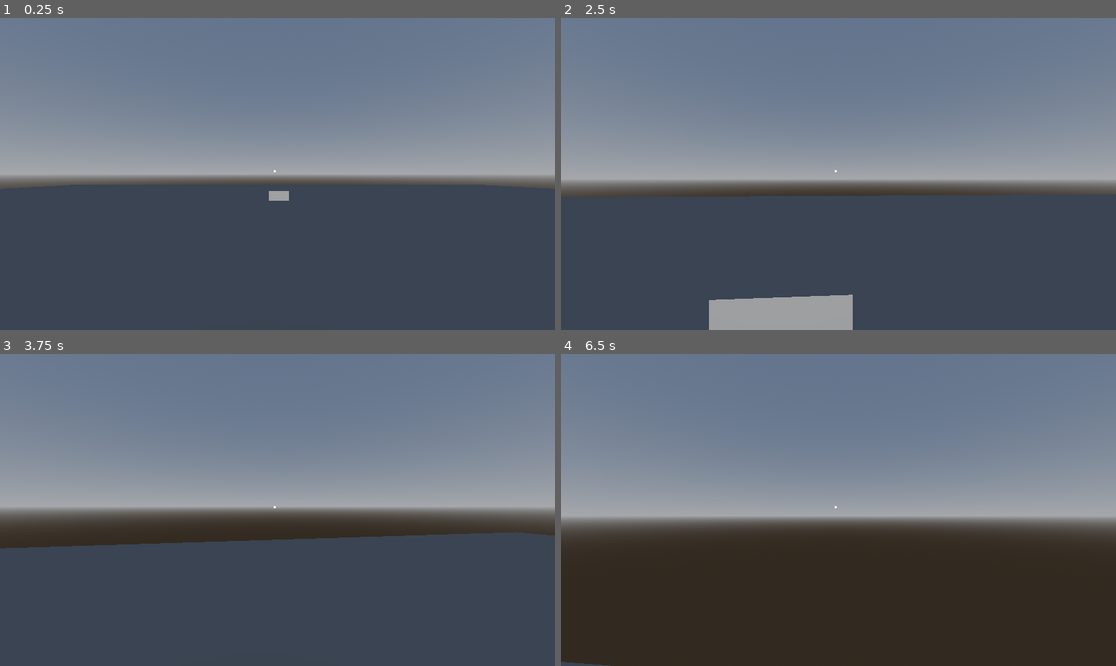
Above: before the commit, frames 1-4 (two rows, left to right).
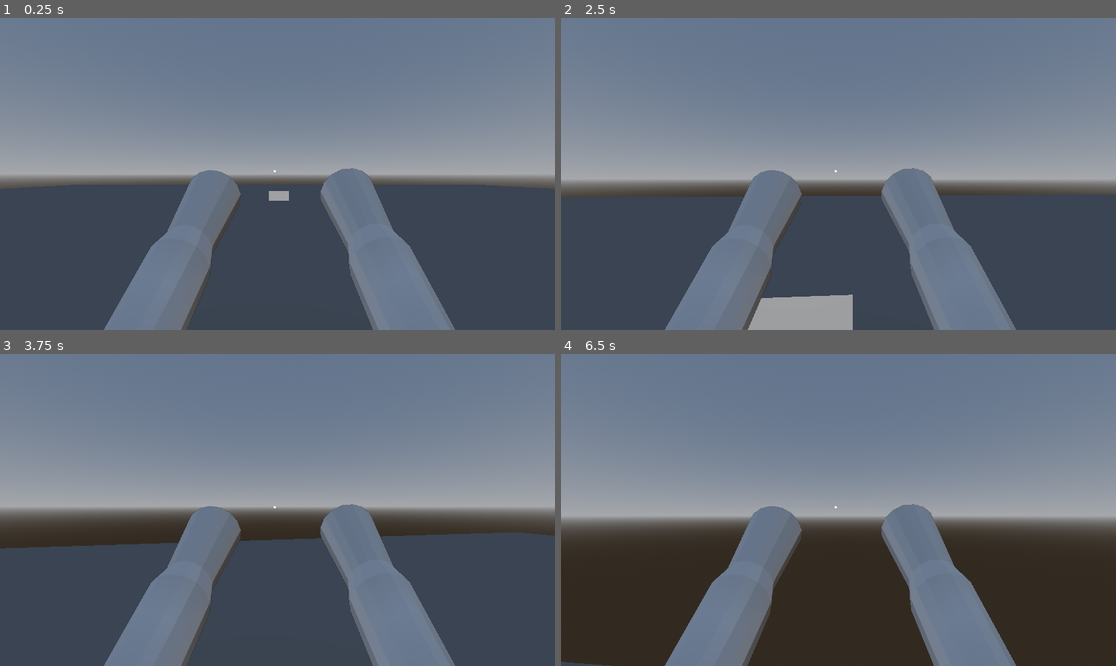
Above: after the commit, the same moments.

Repository: arch-it-ect-9/player-drop-in-scene
Game: Godot game, scene res://scenes/levels/test_level.tscn
Same seed, same stepped clock (60 frames per second), same inputs: the game is played once before the commit and once after it. Before the commit the project starts from res://test_level.tscn.
Inputs (mouse positions are in pixels of both pictures, inside the frame that each line leads up to):
- Up to frame 1 (0.25 s): no input
- Up to frame 2 (2.5 s): tap Enter at 0.5 s; move the mouse to (866, 174) at 0.52 s; hold Q (drop_item) 0.53-1.28 s; hold W (move_forward) from 0.53 s (still down); tap Space (jump) at 0.77, 1.52 s; move the mouse to (810, 174) at 1.27 s; click (810, 174) at 1.35 s; move the mouse to (849, 167) at 2.02 s; hold E (interact) from 2.03 s (still down)
- Up to frame 3 (3.75 s): keep holding W (move_forward); move the mouse to (271, 516) at 2.77 s; release E (interact) at 2.78 s; tap Shift (sprint) at 2.85 s; tap Space (jump) at 3.02, 3.5 s; move the mouse to (316, 513) at 3.52 s; tap H at 3.6 s
- Up to frame 4 (6.5 s): tap Space (jump) at 3.77, 4.52, 6.02 s; move the mouse to (794, 506) at 4.27 s; tap J at 4.35 s; move the mouse to (844, 510) at 5.02 s; hold Q (drop_item) 5.03-5.78 s; move the mouse to (816, 503) at 5.77 s; release W (move_forward) at 5.78 s; hold D (move_right) from 5.78 s (still down); click (816, 503) at 5.85 s

The runs differ from the first frame. In frame 1, 12% of the frame differs, in the area x 18-83%, y 48-100%; in frame 2, 12%; in frame 3, 12%; in frame 4, 12%.

Commit message:
Latest stable release. Implemented FPS arms.

Diff:
--- /dev/null
+++ b/assets/characters/player/viewmodel/fps_viewmodel_arms.tscn
@@ -0,0 +1,20 @@
+[gd_scene load_steps=2 format=3 uid="uid://bdsr0tfgopm7"]
+
+[ext_resource type="PackedScene" uid="uid://dpt7uikhlgi5c" path="res://assets/characters/player/viewmodel/fps_viewmodel_arms.glb" id="1_dcqqs"]
+
+[node name="fps_viewmodel_arms" instance=ExtResource("1_dcqqs")]
+
+[node name="Skeleton3D" parent="Armature" index="0"]
+bones/0/position = Vector3(0.14513902, 0.11081153, -0.0033784492)
+bones/0/rotation = Quaternion(0.91812223, 0.0023013882, -0.0010639596, 0.3962894)
+bones/1/rotation = Quaternion(-0.581362, 0.1583584, -0.016449979, 0.7979162)
+bones/3/position = Vector3(-0.14513902, 0.11081153, -0.0033784492)
+bones/3/rotation = Quaternion(0.91812223, -0.0023013882, 0.0010639596, 0.3962894)
+bones/4/rotation = Quaternion(-0.5831056, -0.13889396, 0.013969269, 0.80031323)
+
+[node name="fps_viewmodel_arms" parent="Armature/Skeleton3D" index="0"]
+layers = 2
+cast_shadow = 0
+
+[node name="AnimationPlayer" parent="." index="1"]
+autoplay = "idle_unarmed"
--- a/tack_truck_cook_visual.tscn
+++ b/assets/characters/player/worldmodel/taco_truck_cook_world.tscn
@@ -1,6 +1,6 @@
 [gd_scene load_steps=8 format=3 uid="uid://bordqsg5k5ij0"]
 
-[ext_resource type="PackedScene" uid="uid://sk2fj4yneb8l" path="res://models/taco_truck_cook_rig_clean.glb" id="1_t15mf"]
+[ext_resource type="PackedScene" uid="uid://sk2fj4yneb8l" path="res://assets/characters/player/worldmodel/taco_truck_cook_world.glb" id="1_v81t6"]
 
 [sub_resource type="AnimationNodeAnimation" id="AnimationNodeAnimation_t15mf"]
 animation = &"Hold"
@@ -32,7 +32,7 @@
 
 [node name="TacoTruckCookVisual" type="Node3D"]
 
-[node name="Model" parent="." instance=ExtResource("1_t15mf")]
+[node name="Model" parent="." instance=ExtResource("1_v81t6")]
 
 [node name="BoneAttachment3D" type="BoneAttachment3D" parent="Model/TacoTruckCook_Rig/Skeleton3D" index="2"]
 transform = Transform3D(1, -1.4210855e-14, -1.24676856e-08, 1.222557e-08, -0.1961162, 0.9805806, -2.4451197e-09, -0.9805806, -0.1961162, 0.30485082, 0.7149767, -0.020323386)
--- a/pickup_cube.tscn
+++ b/assets/props/pickup_cube/pickup_cube.tscn
@@ -1,6 +1,6 @@
 [gd_scene load_steps=5 format=3 uid="uid://c2pp4d1yn3yo0"]
 
-[ext_resource type="Script" uid="uid://bp57nddvxvh87" path="res://pickup_cube.gd" id="1_ac8nd"]
+[ext_resource type="Script" uid="uid://bp57nddvxvh87" path="res://assets/props/pickup_cube/pickup_cube.gd" id="1_ac8nd"]
 
 [sub_resource type="BoxShape3D" id="BoxShape3D_aeer0"]
 size = Vector3(0.25, 0.25, 0.25)
--- a/player.tscn
+++ /dev/null
@@ -1,62 +0,0 @@
-[gd_scene load_steps=4 format=3 uid="uid://b3gqjpq5gcrs1"]
-
-[ext_resource type="Script" uid="uid://dlgla71iwca0b" path="res://player.gd" id="1_4flbx"]
-[ext_resource type="PackedScene" uid="uid://bordqsg5k5ij0" path="res://tack_truck_cook_visual.tscn" id="2_onrkg"]
-
-[sub_resource type="CapsuleShape3D" id="CapsuleShape3D_sh265"]
-radius = 0.35
-height = 1.4
-
-[node name="Player" type="CharacterBody3D"]
-script = ExtResource("1_4flbx")
-anim_tree_path = NodePath("Visuals/TacoTruckCookVisual/AnimationTree")
-
-[node name="CollisionShape3D" type="CollisionShape3D" parent="."]
-transform = Transform3D(1, 0, 0, 0, 1, 0, 0, 0, 1, 0, 0.7626661, 0)
-shape = SubResource("CapsuleShape3D_sh265")
-
-[node name="Head" type="Node3D" parent="."]
-transform = Transform3D(1, 0, 0, 0, 1, 0, 0, 0, 1, 0, 1.4, -0.18575372)
-
-[node name="Camera3D" type="Camera3D" parent="Head"]
-cull_mask = 1048573
-current = true
-
-[node name="HandTarget" type="Marker3D" parent="Head/Camera3D"]
-transform = Transform3D(1, 0, 0, 0, 1, 0, 0, 0, 1, 0.21892929, -0.28544313, -0.41738895)
-
-[node name="InteractRay" type="RayCast3D" parent="Head"]
-exclude_parent = false
-target_position = Vector3(0, 0, -3)
-collision_mask = 4
-
-[node name="HoldPoint" type="Marker3D" parent="Head"]
-transform = Transform3D(0.9547608, 0.11619362, 0.27373502, 0, 0.92050487, -0.39073113, -0.29737487, 0.37305477, 0.87886196, 0.33, -0.135, -1.145)
-
-[node name="HUD" type="CanvasLayer" parent="."]
-
-[node name="Crosshair" type="TextureRect" parent="HUD"]
-custom_minimum_size = Vector2(16, 16)
-anchors_preset = 8
-anchor_left = 0.5
-anchor_top = 0.5
-anchor_right = 0.5
-anchor_bottom = 0.5
-offset_left = -8.0
-offset_top = -8.0
-offset_right = 8.0
-offset_bottom = 8.0
-grow_horizontal = 2
-grow_vertical = 2
-mouse_filter = 2
-expand_mode = 1
-stretch_mode = 5
-
-[node name="ColorRect" type="ColorRect" parent="HUD/Crosshair"]
-layout_mode = 0
-offset_right = 4.0
-offset_bottom = 4.0
-
-[node name="Visuals" type="Node3D" parent="."]
-
-[node name="TacoTruckCookVisual" parent="Visuals" instance=ExtResource("2_onrkg")]
--- /dev/null
+++ b/scenes/actors/player/player.tscn
@@ -0,0 +1,92 @@
+[gd_scene load_steps=5 format=3 uid="uid://b3gqjpq5gcrs1"]
+
+[ext_resource type="Script" uid="uid://dlgla71iwca0b" path="res://scripts/player/player.gd" id="1_4flbx"]
+[ext_resource type="PackedScene" uid="uid://bdsr0tfgopm7" path="res://assets/characters/player/viewmodel/fps_viewmodel_arms.tscn" id="2_i3pqv"]
+[ext_resource type="PackedScene" uid="uid://bordqsg5k5ij0" path="res://assets/characters/player/worldmodel/taco_truck_cook_world.tscn" id="2_onrkg"]
+
+[sub_resource type="CapsuleShape3D" id="CapsuleShape3D_sh265"]
+radius = 0.35
+height = 1.4
+
+[node name="Player" type="CharacterBody3D"]
+script = ExtResource("1_4flbx")
+anim_tree_path = NodePath("Visuals/TacoTruckCookVisual/AnimationTree")
+
+[node name="CollisionShape3D" type="CollisionShape3D" parent="."]
+transform = Transform3D(1, 0, 0, 0, 1, 0, 0, 0, 1, 0, 0.7626661, 0)
+shape = SubResource("CapsuleShape3D_sh265")
+
+[node name="Head" type="Node3D" parent="."]
+transform = Transform3D(1, 0, 0, 0, 1, 0, 0, 0, 1, 0, 1.4, -0.18575372)
+
+[node name="WorldCamera" type="Camera3D" parent="Head"]
+cull_mask = 1
+current = true
+
+[node name="HandTarget" type="Marker3D" parent="Head/WorldCamera"]
+transform = Transform3D(1, 0, 0, 0, 1, 0, 0, 0, 1, 0.21892929, -0.28544313, -0.41738895)
+
+[node name="InteractRay" type="RayCast3D" parent="Head"]
+exclude_parent = false
+target_position = Vector3(0, 0, -3)
+collision_mask = 4
+
+[node name="HoldPoint" type="Marker3D" parent="Head"]
+transform = Transform3D(0.9547608, 0.11619362, 0.27373502, 0, 0.92050487, -0.39073113, -0.29737487, 0.37305477, 0.87886196, 0.33, -0.135, -1.145)
+
+[node name="HUD" type="CanvasLayer" parent="."]
+
+[node name="Crosshair" type="TextureRect" parent="HUD"]
+custom_minimum_size = Vector2(16, 16)
+anchors_preset = 8
+anchor_left = 0.5
+anchor_top = 0.5
+anchor_right = 0.5
+anchor_bottom = 0.5
+offset_left = -8.0
+offset_top = -8.0
+offset_right = 8.0
+offset_bottom = 8.0
+grow_horizontal = 2
+grow_vertical = 2
+mouse_filter = 2
+expand_mode = 1
+stretch_mode = 5
+
+[node name="ColorRect" type="ColorRect" parent="HUD/Crosshair"]
+layout_mode = 0
+offset_right = 4.0
+offset_bottom = 4.0
+
+[node name="ViewModelViewportContainer" type="SubViewportContainer" parent="HUD"]
+anchors_preset = 15
+anchor_right = 1.0
+anchor_bottom = 1.0
+grow_horizontal = 2
+grow_vertical = 2
+stretch = true
+
+[node name="ViewModelViewport" type="SubViewport" parent="HUD/ViewModelViewportContainer"]
+transparent_bg = true
+handle_input_locally = false
+size = Vector2i(1152, 648)
+render_target_update_mode = 4
+
+[node name="ViewModelWorld" type="Node3D" parent="HUD/ViewModelViewportContainer/ViewModelViewport"]
+
+[node name="ViewModelCamera_VM" type="Camera3D" parent="HUD/ViewModelViewportContainer/ViewModelViewport/ViewModelWorld"]
+process_priority = 1
+transform = Transform3D(1, 0, 0, 0, 1, 0, 0, 0, 1, 0, 1.4, -0.18575372)
+cull_mask = 2
+current = true
+fov = 30.0
+
+[node name="ViewModelRoot_VM" type="Node3D" parent="HUD/ViewModelViewportContainer/ViewModelViewport/ViewModelWorld"]
+transform = Transform3D(-1.15, 0, -1.0053619e-07, 0, 1.15, 0, 1.0053619e-07, 0, -1.15, 0, 1.4, -0.326)
+
+[node name="fps_viewmodel_arms" parent="HUD/ViewModelViewportContainer/ViewModelViewport/ViewModelWorld/ViewModelRoot_VM" instance=ExtResource("2_i3pqv")]
+transform = Transform3D(1, 0, 0, 0, 1, 0, 0, 0, 1, 0, 0, -0.1)
+
+[node name="Visuals" type="Node3D" parent="."]
+
+[node name="TacoTruckCookVisual" parent="Visuals" instance=ExtResource("2_onrkg")]
--- a/target.tscn
+++ b/scenes/gameplay/target.tscn
@@ -1,6 +1,6 @@
 [gd_scene load_steps=4 format=3 uid="uid://d1cw1gxmumlhg"]
 
-[ext_resource type="Script" uid="uid://jvq2dqlw728v" path="res://target.gd" id="1_t2jmu"]
+[ext_resource type="Script" uid="uid://jvq2dqlw728v" path="res://scripts/gameplay/target.gd" id="1_t2jmu"]
 
 [sub_resource type="BoxShape3D" id="BoxShape3D_e1yvt"]
 
--- a/test_level.tscn
+++ b/scenes/levels/test_level.tscn
@@ -1,8 +1,8 @@
 [gd_scene load_steps=9 format=3 uid="uid://e3fdy8h24p5"]
 
-[ext_resource type="PackedScene" uid="uid://b3gqjpq5gcrs1" path="res://player.tscn" id="1_gojnm"]
-[ext_resource type="PackedScene" uid="uid://c2pp4d1yn3yo0" path="res://pickup_cube.tscn" id="2_1c2mv"]
-[ext_resource type="PackedScene" uid="uid://d1cw1gxmumlhg" path="res://target.tscn" id="3_f7g2b"]
+[ext_resource type="PackedScene" uid="uid://b3gqjpq5gcrs1" path="res://scenes/actors/player/player.tscn" id="1_fr1um"]
+[ext_resource type="PackedScene" uid="uid://c2pp4d1yn3yo0" path="res://assets/props/pickup_cube/pickup_cube.tscn" id="2_v45ci"]
+[ext_resource type="PackedScene" uid="uid://d1cw1gxmumlhg" path="res://scenes/gameplay/target.tscn" id="3_48ne7"]
 
 [sub_resource type="ProceduralSkyMaterial" id="ProceduralSkyMaterial_gojnm"]
 
@@ -36,9 +36,9 @@
 [node name="MeshInstance3D" type="MeshInstance3D" parent="Floor"]
 mesh = SubResource("BoxMesh_gojnm")
 
-[node name="Player" parent="." instance=ExtResource("1_gojnm")]
+[node name="Player" parent="." instance=ExtResource("1_fr1um")]
 
-[node name="PickupCube" parent="." instance=ExtResource("2_1c2mv")]
+[node name="PickupCube" parent="." instance=ExtResource("2_v45ci")]
 
-[node name="Target" parent="." instance=ExtResource("3_f7g2b")]
+[node name="Target" parent="." instance=ExtResource("3_48ne7")]
 transform = Transform3D(1, 0, 0, 0, 1, 0, 0, 0, 1, 0.06, 0, -10.825)
--- a/player.gd
+++ b/scripts/player/player.gd
@@ -41,7 +41,7 @@
 @export var debug_anim := false
 
 @onready var head: Node3D = $Head
-@onready var camera: Camera3D = $Head/Camera3D
+@onready var camera: Camera3D = $Head/WorldCamera
 @onready var interact_ray: RayCast3D = $Head/InteractRay
 @onready var hold_point: Marker3D = $Head/HoldPoint
 @onready var hud: CanvasLayer = $HUD
Renamed: models/taco_truck_cook_rig_clean_MAT_Apron_img.png -> assets/characters/player/materials/taco_truck_cook_rig_clean_MAT_Apron_img.png
Renamed: models/taco_truck_cook_rig_clean_MAT_Black_img.png -> assets/characters/player/materials/taco_truck_cook_rig_clean_MAT_Black_img.png
Renamed: models/taco_truck_cook_rig_clean_MAT_Boot_img.png -> assets/characters/player/materials/taco_truck_cook_rig_clean_MAT_Boot_img.png
Renamed: models/taco_truck_cook_rig_clean_MAT_Glove_img.png -> assets/characters/player/materials/taco_truck_cook_rig_clean_MAT_Glove_img.png
Renamed: models/taco_truck_cook_rig_clean_MAT_Hair_img.png -> assets/characters/player/materials/taco_truck_cook_rig_clean_MAT_Hair_img.png
Renamed: models/taco_truck_cook_rig_clean_MAT_Skin_img.png -> assets/characters/player/materials/taco_truck_cook_rig_clean_MAT_Skin_img.png
Binary file added: assets/characters/player/viewmodel/fps_viewmodel_arms.glb
Renamed: taco_truck_cook_rig_clean_MAT_Apron_img.png -> assets/characters/player/worldmodel/taco_truck_cook_rig_clean_MAT_Apron_img.png
Renamed: taco_truck_cook_rig_clean_MAT_Black_img.png -> assets/characters/player/worldmodel/taco_truck_cook_rig_clean_MAT_Black_img.png
Renamed: taco_truck_cook_rig_clean_MAT_Boot_img.png -> assets/characters/player/worldmodel/taco_truck_cook_rig_clean_MAT_Boot_img.png
Renamed: taco_truck_cook_rig_clean_MAT_Glove_img.png -> assets/characters/player/worldmodel/taco_truck_cook_rig_clean_MAT_Glove_img.png
Renamed: taco_truck_cook_rig_clean_MAT_Hair_img.png -> assets/characters/player/worldmodel/taco_truck_cook_rig_clean_MAT_Hair_img.png
(and 15 more such lines)
